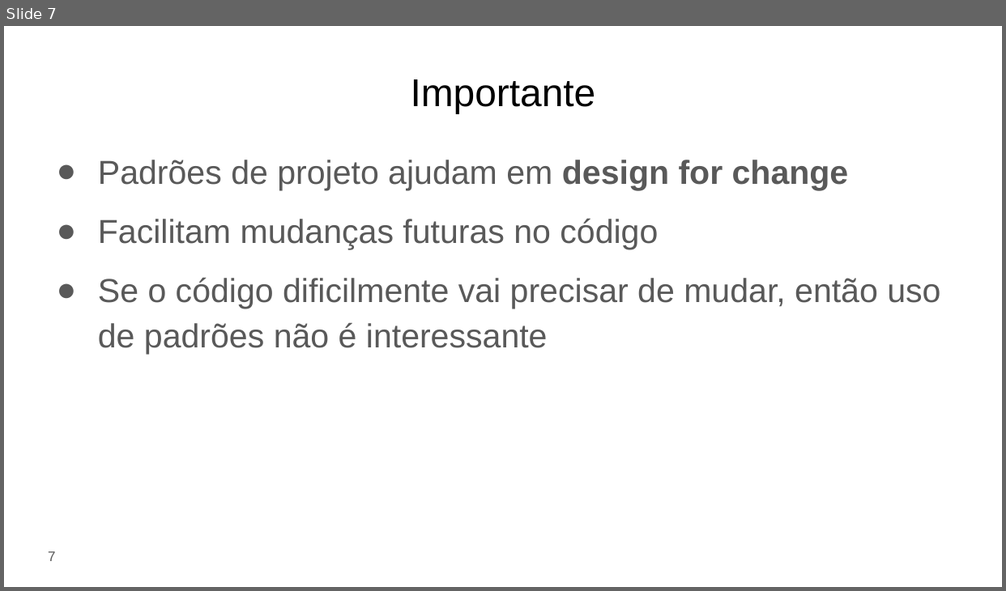
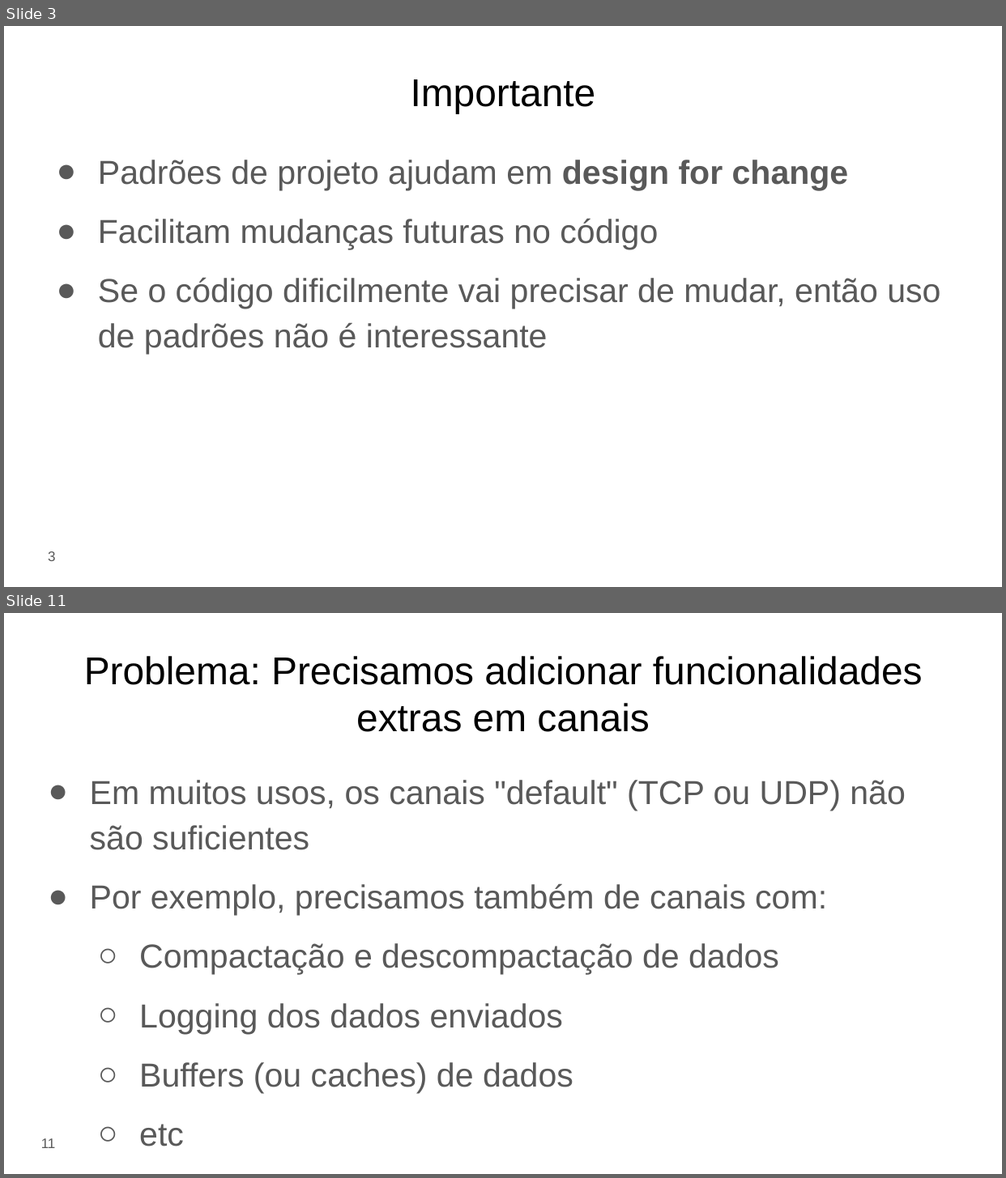
Before and after one commit to eduardocunha11/firstblog, a slide deck: aulas/gsi526/aula17-padroes-de-projeto.pptx. Shown one above the other, each under a label of ours: slide 7 before the commit, slides 3 and 11 after it; the slides between them are not shown. The pictures are 1006x591 and 1006x1178 pixels, drawn with LibreOffice and Linux fonts; fonts in the diff are those of the drawing. Boxes give left, top, right and bottom in pixels: in the first picture for what was removed or moved away, otherwise in the second. Text is boxed around its words. In the diff, an @@ line names an element or a change of style, - is before the commit and + after.

```diff
--- a/aulas/gsi526/aula17-padroes-de-projeto.pptx
+++ b/aulas/gsi526/aula17-padroes-de-projeto.pptx
@@ slide 11 added at bbox=[4, 613, 1002, 1174], background #FFFFFF @@
@@ title added at bbox=[84, 656, 923, 732], 28 pt, text #000000 @@
+Problema: Precisamos adicionar funcionalidades extras em canais
@@ text added at bbox=[90, 780, 906, 1147], 24 pt, text #595959 @@
+● Em muitos usos, os canais "default" (TCP ou UDP) não são suficientes
+● Por exemplo, precisamos também de canais com:
+  ○ Compactação e descompactação de dados
+  ○ Logging dos dados enviados
+  ○ Buffers (ou caches) de dados
+  ○ etc
@@ page number added at bbox=[41, 1139, 56, 1148], 10 pt, text #595959 @@
+11
@@ what was slide 7 is now slide 3 @@
@@ page number at bbox=[48, 552, 56, 561]: text changed @@
-7
+3
```
Also in this commit, not shown: 5 slides changed, 46 other slides added, 37 slides removed, 34 other files.
